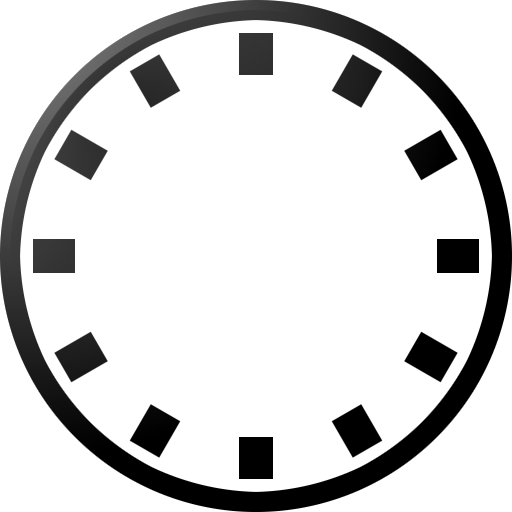
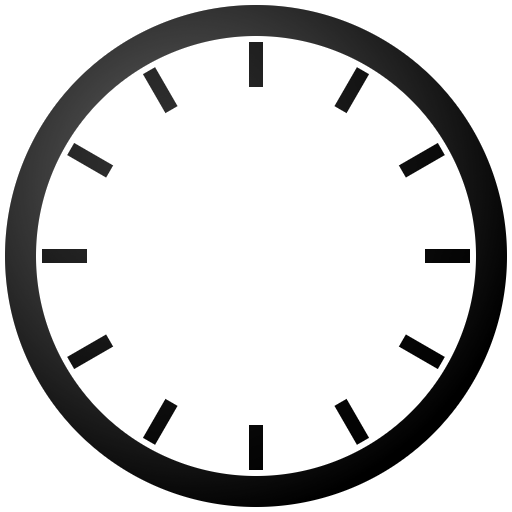
Revision of a layered 512×512 image; what changed, layer by layer:
removed layer "Слой #3" (was 53%) over box(0, 0, 458, 451)
removed layer "Слой #2" over box(33, 33, 479, 479)
removed layer "Слой #1" over box(0, 0, 512, 512)
removed layer "Слой" over box(10, 10, 502, 502)
added layer "Scapce #3" (42%) above "Scapce #2" over box(5, 5, 507, 507)
added layer "Scapce #2" above "Scapce #1" over box(42, 42, 470, 470)
added layer "Scapce #1" above "Scapce" over box(36, 36, 476, 476)
added layer "Scapce" over box(5, 5, 507, 507)
